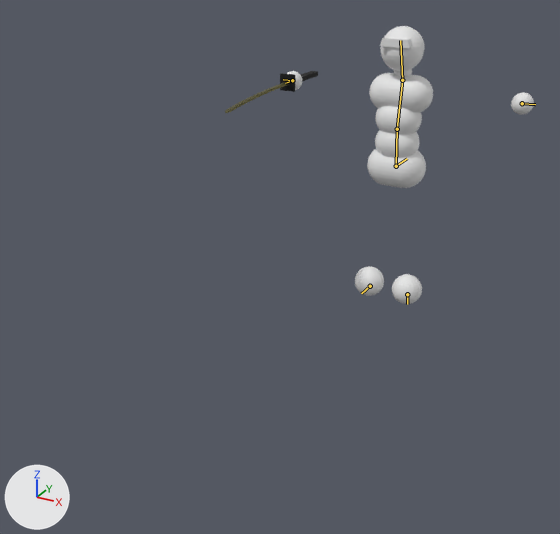
Renders of the Blender file asset_raws/simple_combat_char.blend from each side of a commit.
Both versions are drawn from a camera (50 mm lens) standing at (1.63, -4.46, 2.29) and looking at (-0.04, -1.43, 0.77). Lighting does not change. The marker at lower left points along +X, +Y and +Z. The bones that bend it are drawn over the model as lines.

Names of what the first picture shows: 'Body', 'Sword'.
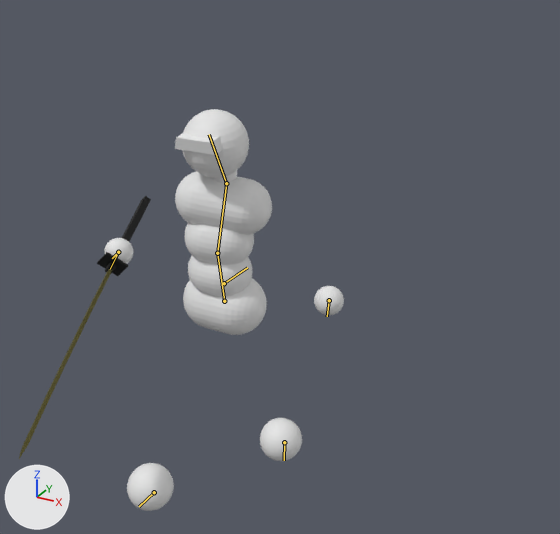
The newer file adds an action. The first version stands in its rest pose; the second is drawn at frame 4 of the action 'Hurt_receive_from_back'.

Pixel boxes (x1, y1, x2, y2) of what changed, in the pictures (560 x 534 px):
'Body', posed (44% taller): before (287, 26, 534, 304); after (104, 109, 344, 511)
'Sword', posed (41% wider, 514% taller): before (225, 71, 318, 113); after (19, 196, 151, 459)
bone 'Root bone', root to tip: before (396, 166) to (407, 158); after (224, 283) to (247, 267)
bone 'Lower back', root to tip: before (396, 166) to (397, 129); after (224, 301) to (217, 253)
bone 'Upper back', root to tip: before (397, 129) to (402, 80); after (217, 253) to (226, 183)
bone 'Head', root to tip: before (402, 80) to (400, 40); after (226, 183) to (209, 134)
bone 'Hand.L', root to tip: before (522, 103) to (535, 104); after (329, 300) to (327, 316)
bone 'Foot.L', root to tip: before (407, 294) to (407, 304); after (284, 442) to (284, 460)
bone 'Hand.R', root to tip: before (292, 80) to (283, 79); after (118, 252) to (112, 258)
bone 'Foot.R', root to tip: before (370, 286) to (361, 293); after (154, 492) to (139, 506)
bone 'Sword attachment', root to tip: before (292, 80) to (285, 83); after (118, 252) to (110, 269)

The change in detail:
Bone 'Root bone' (bone_root_bone) moves from (0.0, 0.0, 0.0) to (0.0, -2.0, 0.0).
Bone 'Lower back' (bone_lower_back) moves from (0.0, 0.0, 0.0) to (0.0, -0.081, -0.008).
Bone 'Lower back' (bone_lower_back) turns from (0, 0, 0) to (-5, 0, 0) degrees about its own x, y and z.
Bone 'Upper back' (bone_upper_back) turns from (0, 0, 0) to (4, 18, 7) degrees about its own x, y and z.
Bone 'Head' (bone_head) turns from (0, 0, 0) to (-7, -13, -12) degrees about its own x, y and z.
Bone 'Hand.L' (bone_hand_l) moves from (0.0, 0.0, 0.0) to (-0.489, -0.289, 0.131).
Bone 'Hand.L' (bone_hand_l) turns from (0, 0, 0) to (-68, 36, 10) degrees about its own x, y and z.
Bone 'Foot.L' (bone_foot_l) moves from (0.0, 0.0, 0.0) to (-0.03, -0.125, 0.127).
Bone 'Foot.L' (bone_foot_l) turns from (0, 0, 0) to (4, 5, 13) degrees about its own x, y and z.
Bone 'Hand.R' (bone_hand_r) moves from (0.0, 0.0, 0.0) to (-0.36, -0.289, 0.117).
Bone 'Hand.R' (bone_hand_r) turns from (0, 0, 0) to (-12, -27, 47) degrees about its own x, y and z.
Bone 'Foot.R' (bone_foot_r) moves from (0.0, 0.0, 0.0) to (-0.138, 0.334, -0.16).
Bone 'Sword attachment' (bone_sword_attachment) moves from (0.0, 0.0, 0.0) to (0.289, 0.117, 0.36).
Bone 'Sword attachment' (bone_sword_attachment) turns from (0, 0, 0) to (37, 40, 14) degrees about its own x, y and z.
